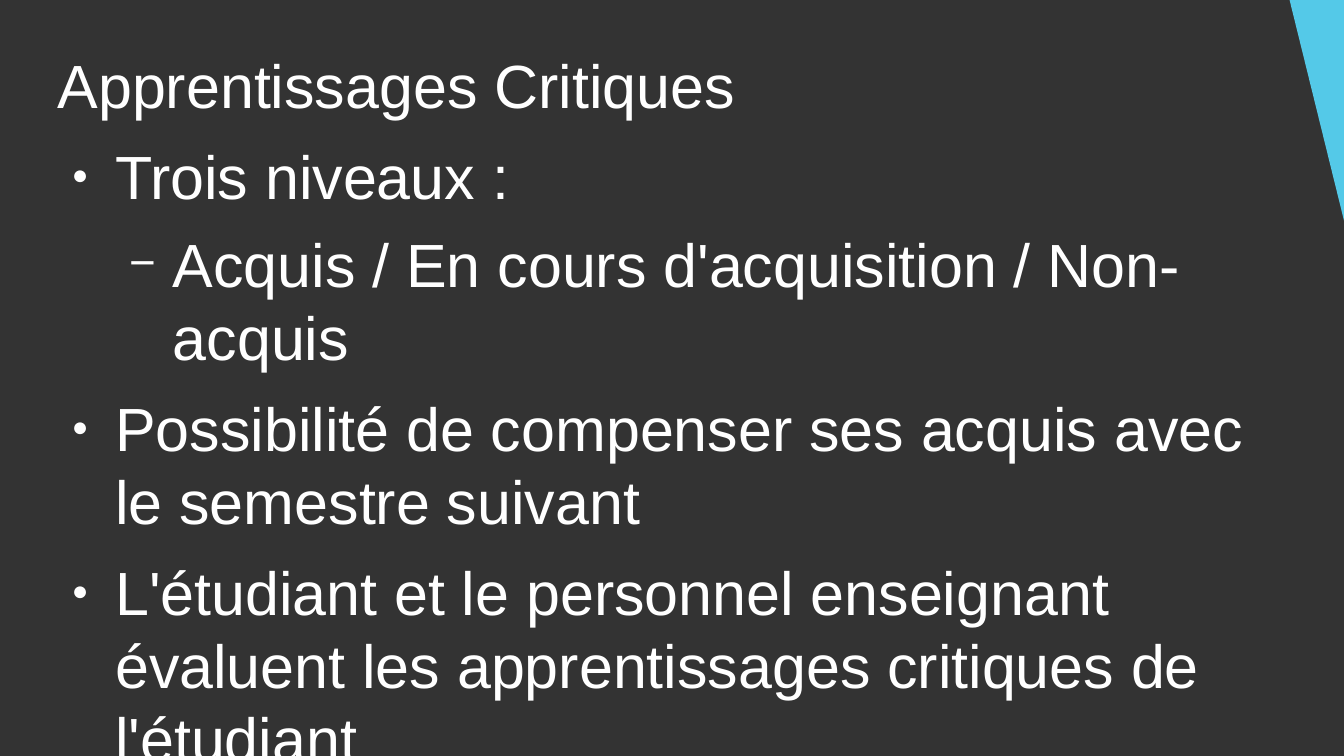
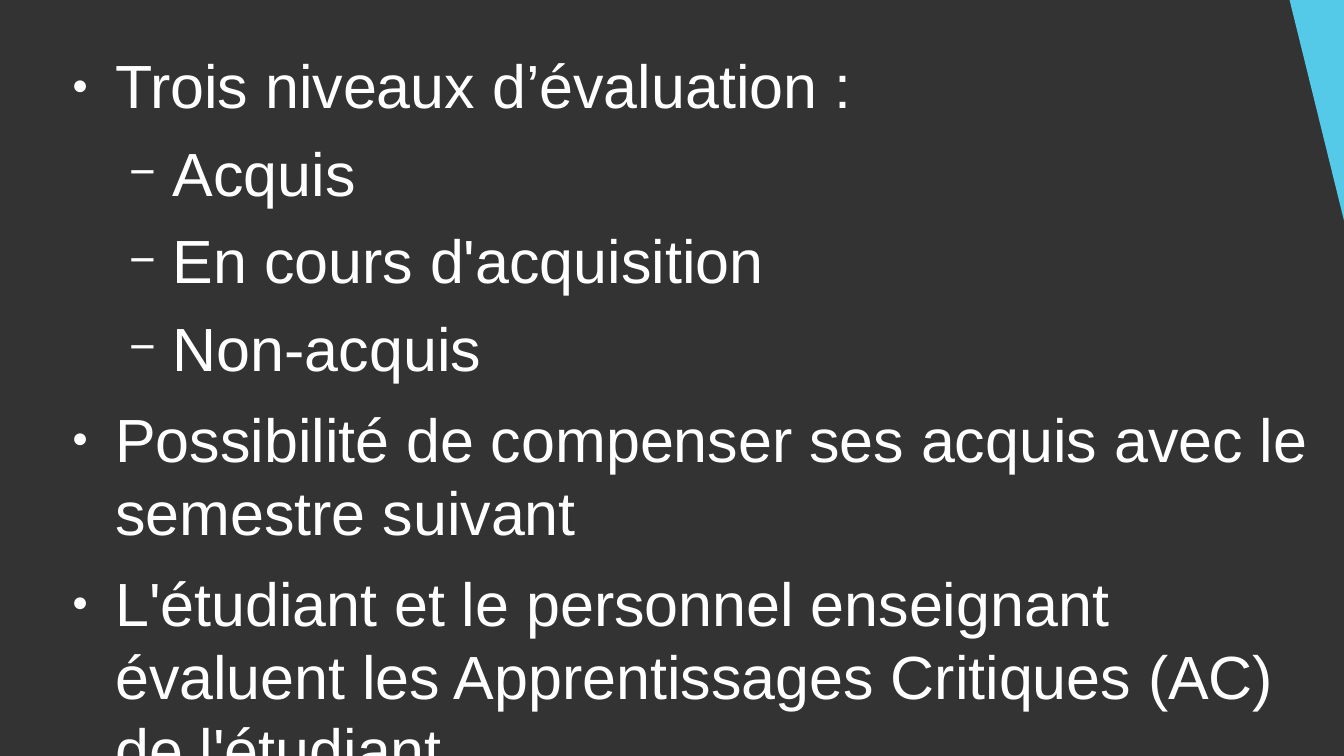
Before and after one commit to DanYellow/cours, a slide deck: slide 16 of presentation-formation-mmi/presentation.odp. Drawn at 1344x756 pixels with LibreOffice and Linux fonts; fonts in the diff are those of the drawing. Boxes give left, top, right and bottom in pixels: in the first picture for what was removed or moved away, otherwise in the second. Text is boxed around its words. In the diff, an @@ line names an element or a change of style, - is before the commit and + after.

Commit message:
Update presentation-mmi

```diff
--- a/presentation-formation-mmi/presentation.odp
+++ b/presentation-formation-mmi/presentation.odp
@@ text at [115,63,817,382]: text changed @@
-Apprentissages Critiques
-● Trois niveaux :
-  − Acquis / En cours d'acquisition / Non-acquis
+● Trois niveaux d’évaluation :
+  − Acquis
+  − En cours d'acquisition
+  − Non-acquis
@@ text at [115,581,1273,710]: text changed @@
-● L'étudiant et le personnel enseignant évaluent les apprentissages critiques de l'étudiant
+● L'étudiant et le personnel enseignant évaluent les Apprentissages Critiques (AC) de l'étudiant
```
Also in this commit, not shown: 3 other slides changed, 1 other file.
